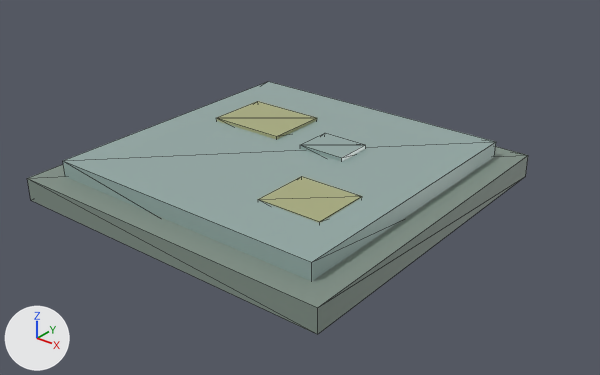
A saved change to the glTF model assets/models/materials/materials_stale_water.glb.
Camera for both pictures: a camera (50 mm lens) standing at (0.448, -0.539, 0.34) and looking at (0.041, -0.029, 0.024). The lights are fixed; the arrows at lower left show +X, +Y and +Z. The picture after the commit comes second. Mesh edges are drawn as thin lines. Where no turn or scale is listed for an object, it has been applied to the vertices. Vertices at exactly the same position are counted once.

In view in the first picture: 'glint', 'puddle_main', 'puddle_rim', 'scum_a', 'scum_b'.
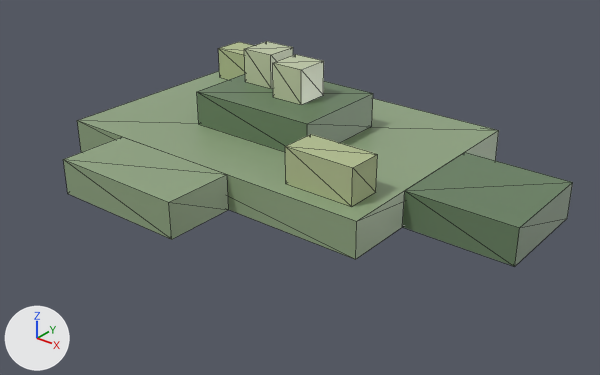
The change, as a list of edits to the scene's bpy script:
```text
Add mat_sw_water:
    mat_sw_water = principled_material('sw_water')
    mat_sw_water.base_color = (0.28, 0.38, 0.22)  # greyish green #90a681
    mat_sw_water.roughness = 0.35
Add mat_sw_deep:
    mat_sw_deep = principled_material('sw_deep')
    mat_sw_deep.base_color = (0.14, 0.22, 0.12)  # greyish green #698161
    mat_sw_deep.roughness = 0.42
Add mat_sw_bubble:
    mat_sw_bubble = principled_material('sw_bubble')
    mat_sw_bubble.base_color = (0.55, 0.62, 0.4)  # green #c4ceaa
    mat_sw_bubble.roughness = 0.3
Change me_立方体_002:
    used by ob_scum_a; location = (-0.0625, 0.0469, 0.0344)
    remove me_立方体_002.from_pydata(...)  # 8 vertices, 12 faces; spans x -0.0391..0.0391, y -0.0312..0.0312, z -0.0063..0.0063
    add me_立方体_002.from_pydata(...)  # 8 vertices, 12 faces; spans x -0.0312..0.0312, y -0.0156..0.0156, z -0.0156..0.0156
    me_立方体_002 part 1: the whole mesh is scaled about its middle by (0.8, 0.5, 2.5)
Change me_立方体_003:
    used by ob_scum_b; location = (0.0781, -0.0625, 0.0328)
    remove me_立方体_003.from_pydata(...)  # 8 vertices, 12 faces; spans x -0.0312..0.0312, y -0.0281..0.0281, z -0.0055..0.0055
    add me_立方体_003.from_pydata(...)  # 8 vertices, 12 faces; spans x -0.0312..0.0312, y -0.0156..0.0156, z -0.0156..0.0156
    me_立方体_003 part 2: the whole mesh is scaled about its middle by (1, 0.556, 2.86)
Add me_立方体_1:
    me_立方体_1.from_pydata(...)  # a box spanning x -0.156..0.156, y -0.109..0.109, z -0.016..0.016
    me_立方体_1.materials.append(mat_sw_water)  # greyish green #90a681
Add me_立方体_005:
    me_立方体_005.from_pydata(...)  # a box spanning x -0.0625..0.0625, y -0.0312..0.0312, z -0.0156..0.0156
    me_立方体_005.materials.append(mat_sw_water)  # greyish green #90a681
Add me_立方体_004_1:
    me_立方体_004_1.from_pydata(...)  # a box spanning x -0.0469..0.0469, y -0.0469..0.0469, z -0.0156..0.0156
    me_立方体_004_1.materials.append(mat_sw_deep)  # greyish green #698161
Add me_立方体_001_1:
    me_立方体_001_1.from_pydata(...)  # a box spanning x -0.0625..0.0625, y -0.0469..0.0469, z -0.0156..0.0156
    me_立方体_001_1.materials.append(mat_sw_deep)  # greyish green #698161
Add me_立方体_007:
    me_立方体_007.from_pydata(...)  # a box spanning x -0.0156..0.0156, y -0.0156..0.0156, z -0.0156..0.0156
    me_立方体_007.materials.append(mat_sw_bubble)  # green #c4ceaa
Remove ob_glint:
    ob_glint = bpy.data.objects.new('glint', me_立方体_004)
    ob_glint.location = (0.0312, 0.0312, 0.0375)
Remove ob_puddle_main:
    ob_puddle_main = bpy.data.objects.new('puddle_main', me_立方体)
    ob_puddle_main.location = (0.0, 0.0, 0.0188)
Remove ob_puddle_rim:
    ob_puddle_rim = bpy.data.objects.new('puddle_rim', me_立方体_001)
    ob_puddle_rim.location = (0.0, 0.0, 0.0109)
Change ob_scum_a:
    ob_scum_a.location: (-0.0625, 0.0469, 0.0344) -> (-0.1094, 0.0781, 0.0781)
Change ob_scum_b:
    ob_scum_b.location: (0.0781, -0.0625, 0.0328) -> (0.1094, -0.0781, 0.0781)
Add ob_pool:
    ob_pool = bpy.data.objects.new('pool', me_立方体_1)
    ob_pool.location = (0.0, 0.0, 0.0469)
Add ob_lobe_y:
    ob_lobe_y = bpy.data.objects.new('lobe_y', me_立方体_005)
    ob_lobe_y.location = (-0.0312, -0.1406, 0.0469)
Add ob_lobe_x:
    ob_lobe_x = bpy.data.objects.new('lobe_x', me_立方体_004_1)
    ob_lobe_x.location = (0.2031, 0.0, 0.0469)
Add ob_deep_center:
    ob_deep_center = bpy.data.objects.new('deep_center', me_立方体_001_1)
    ob_deep_center.location = (0.0, 0.0, 0.0781)
Add ob_bubble_b:
    ob_bubble_b = bpy.data.objects.new('bubble_b', me_立方体_007)
    ob_bubble_b.location = (-0.0312, 0.0156, 0.1094)
Add ob_bubble_a:
    ob_bubble_a = bpy.data.objects.new('bubble_a', me_立方体_007.copy())
    ob_bubble_a.location = (0.0156, 0.0, 0.1094)
```

Boxes [x1, y1, x2, y2] around the edits, measured in the pictures (600 x 375 px):
'puddle_main', deleted: before [63, 81, 496, 281]
'pool', added: after [77, 71, 499, 259]
'puddle_rim', deleted: before [27, 147, 528, 334]
'lobe_x', added: after [402, 152, 573, 266]
'lobe_y', added: after [63, 137, 229, 239]
'deep_center', added: after [197, 74, 373, 152]
'scum_b', moved, rescaled: before [258, 176, 362, 223]; after [285, 134, 377, 207]
'scum_a', moved, rescaled: before [216, 101, 317, 140]; after [218, 42, 254, 80]
'bubble_a', added: after [273, 54, 324, 105]
'bubble_b', added: after [244, 41, 293, 89]
'glint', deleted: before [300, 133, 366, 162]
